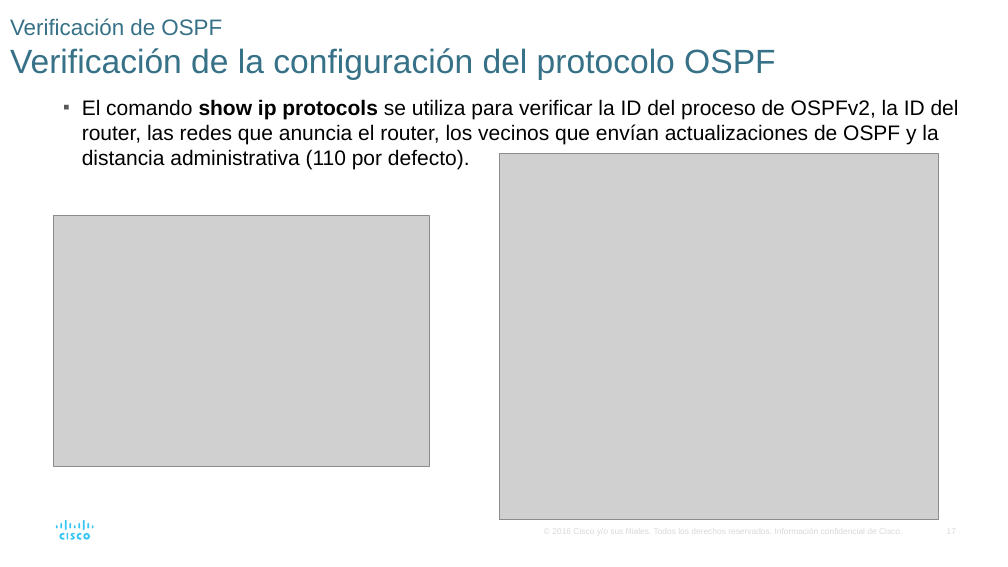
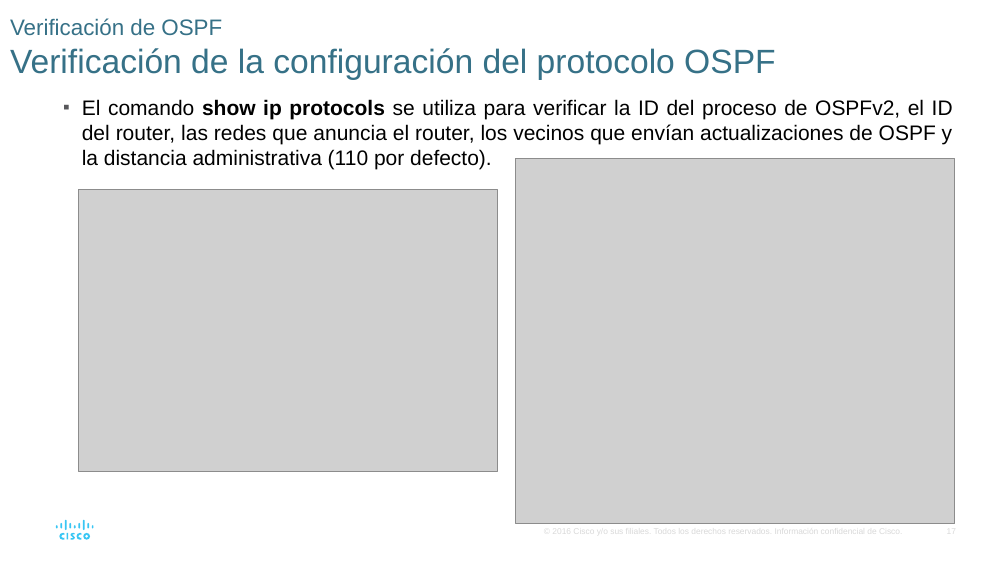
Before and after one commit to lizetheP/Seguridad, a slide deck: slide 17 of CalendarioAgo2024/Presentaciones/7_5_Ruteo_dinamico_OSPF.pptx. Drawn at 1008x567 pixels with LibreOffice and Linux fonts; fonts in the diff are those of the drawing; grey boxes stand for pictures. Boxes give left, top, right and bottom in pixels: in the first picture for what was removed or moved away, otherwise in the second. Text is boxed around its words. In the diff, an @@ line names an element or a change of style, - is before the commit and + after.

```diff
--- a/CalendarioAgo2024/Presentaciones/7_5_Ruteo_dinamico_OSPF.pptx
+++ b/CalendarioAgo2024/Presentaciones/7_5_Ruteo_dinamico_OSPF.pptx
@@ text at box(82, 99, 953, 170): text changed @@
-▪ El comando show ip protocols se utiliza para verificar la ID del proceso de OSPFv2, la ID del router, las redes que anuncia el router, los vecinos que envían actualizaciones de OSPF y la distancia administrativa (110 por defecto).
+▪ El comando show ip protocols se utiliza para verificar la ID del proceso de OSPFv2, el ID del router, las redes que anuncia el router, los vecinos que envían actualizaciones de OSPF y la distancia administrativa (110 por defecto).
@@ picture: place and size @@
-picture at box(500, 154, 939, 519)
+picture at box(516, 158, 956, 523)
@@ picture: place and size @@
-picture at box(53, 216, 429, 468)
+picture at box(79, 190, 498, 471)
```
Also in this commit, not shown: 1 other slide changed, 3 other files.
